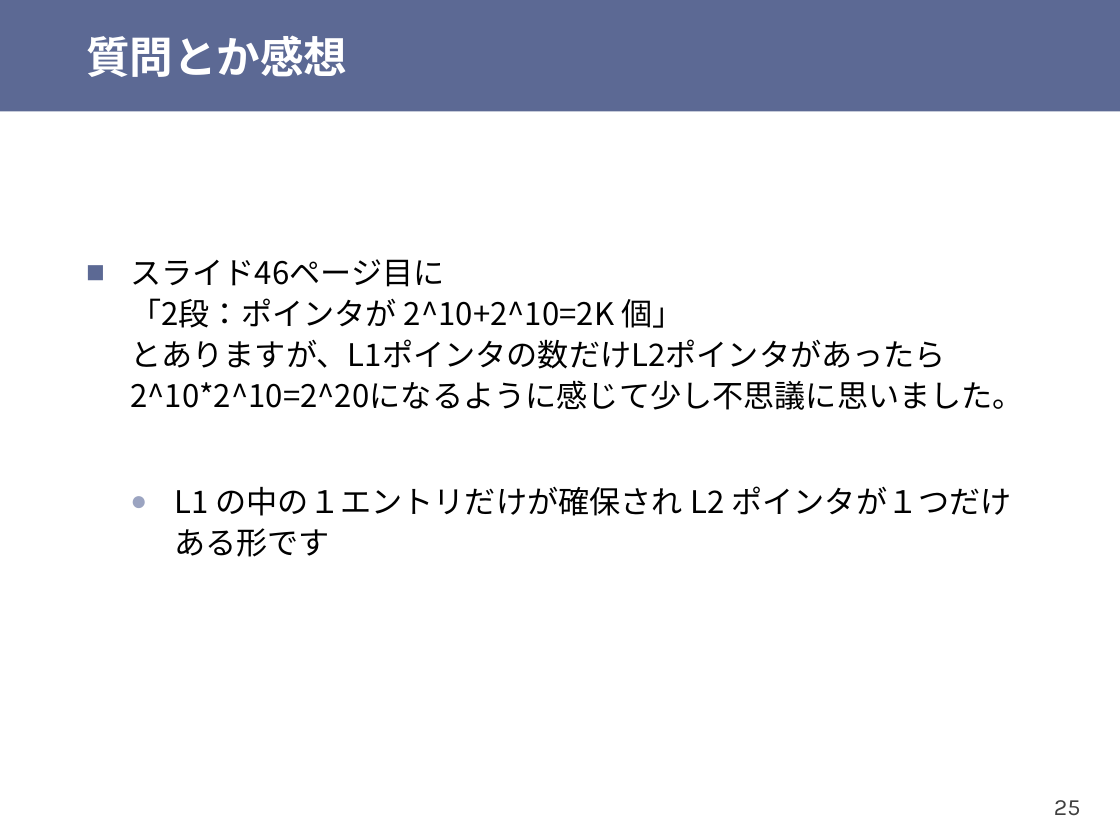
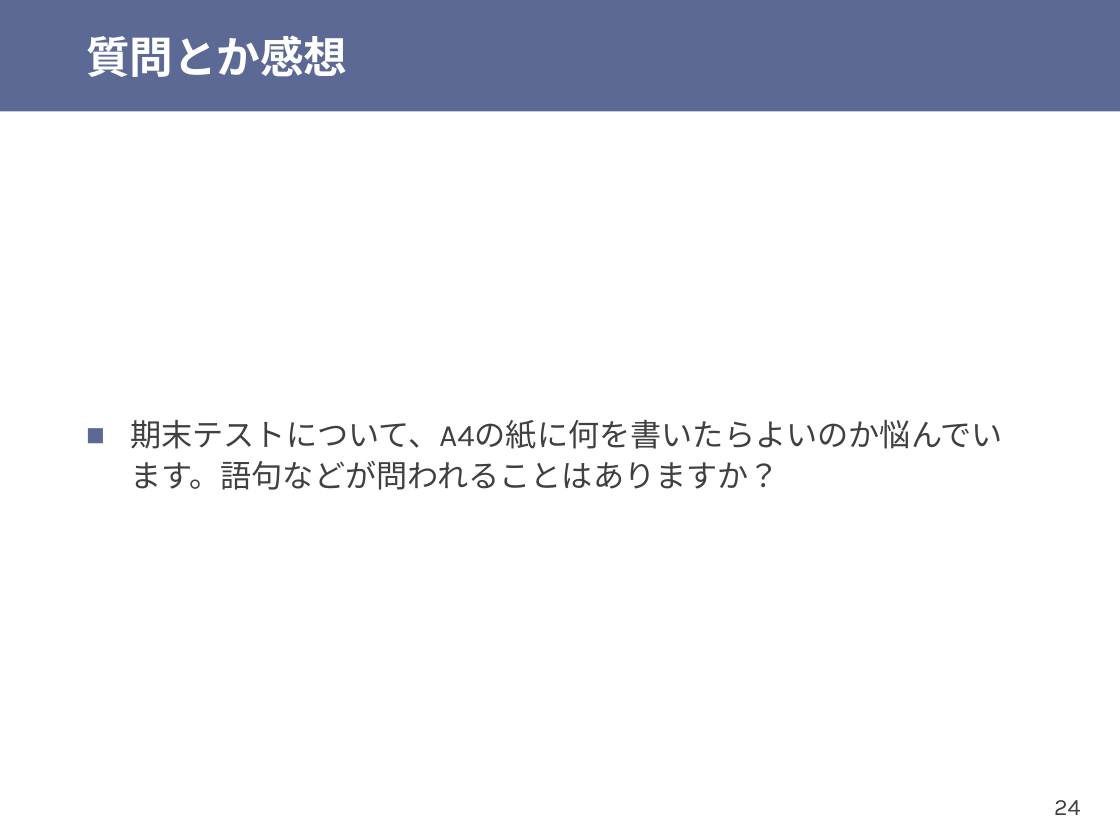
Before and after one commit to shioyadan/otya-computer-architecture-i, a slide deck: slide 24 of cai-shioya-12.pptx (slide 25 before the commit). Drawn at 1120x840 pixels with LibreOffice and Linux fonts; fonts in the diff are those of the drawing. Boxes give left, top, right and bottom in pixels: in the first picture for what was removed or moved away, otherwise in the second. Text is boxed around its words. In the diff, an @@ line names an element or a change of style, - is before the commit and + after.

```diff
--- a/cai-shioya-12.pptx
+++ b/cai-shioya-12.pptx
@@ text at (130, 419, 1003, 490): text changed; font Noto Sans CJK JP to Karla; text colour #000000 to #404040 @@
-■ スライド46ページ目に
-  「2段：ポインタが 2^10+2^10=2K 個」
-  とありますが、L1ポインタの数だけL2ポインタがあったら2^10*2^10=2^20になるように感じて少し不思議に思いました。
-  ● L1 の中の１エントリだけが確保され L2 ポインタが１つだけある形です
+■ 期末テストについて、A4の紙に何を書いたらよいのか悩んでいます。語句などが問われることはありますか？
@@ page number at (1054, 800, 1080, 815): text changed @@
-25
+24
```
Also in this commit, not shown: 11 other slides changed, 8 slides removed, 1 other file.
